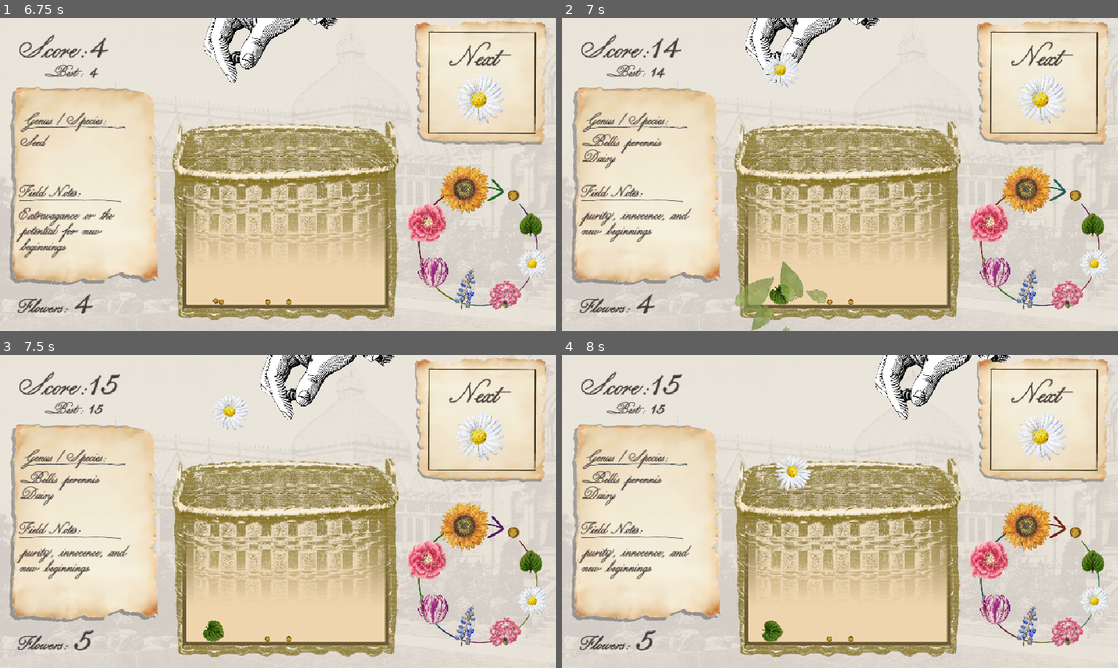
Above: before the commit, frames 1-4 (two rows, left to right).
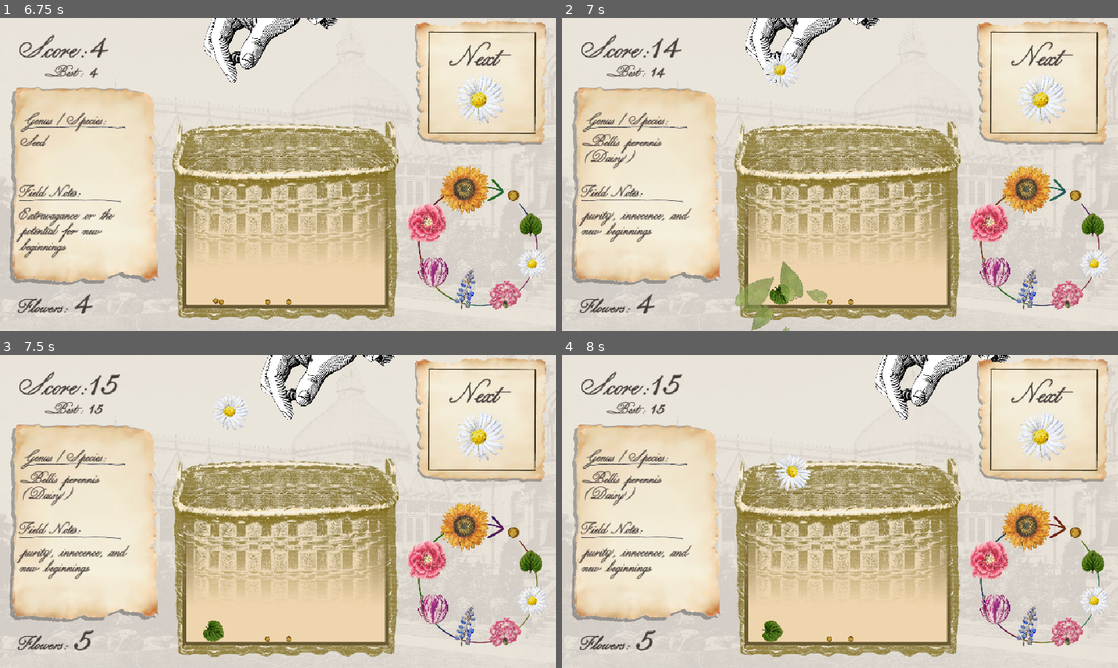
Above: after the commit, the same moments.

Repository: ClebMartin/GMTKGameJam2025
Game: Godot game, scene res://scenes/mainMenu.tscn
Same seed, same stepped clock (60 frames per second), same inputs: the game is played once before the commit and once after it.
Inputs (mouse positions are in pixels of both pictures, inside the frame that each line leads up to):
- Up to frame 1 (6.75 s): click "Start Game" at 0.5 s; tap Enter at 1.25 s; move the mouse to (400, 158) at 1.27 s; hold Space (drop) 1.28-2.03 s; move the mouse to (166, 190) at 2.02 s; tap Space (drop) every 1.5 s from 2.1 to 6.6 s; move the mouse to (333, 105) at 2.77 s; hold Space (drop) 2.78-3.53 s; move the mouse to (250, 237) at 3.52 s; move the mouse to (444, 221) at 4.27 s; hold Space (drop) 4.28-5.03 s; move the mouse to (111, 127) at 5.02 s; move the mouse to (305, 174) at 5.77 s; hold Space (drop) 5.78-6.53 s; move the mouse to (194, 96) at 6.52 s
- Up to frame 2 (7 s): no input
- Up to frame 3 (7.5 s): move the mouse to (400, 495) at 7.27 s; hold Space (drop) from 7.28 s (still down)
- Up to frame 4 (8 s): keep holding Space (drop)

Frame 1 is identical in both runs. In frame 2, 0.2% of the frame differs, in the area x 3-14%, y 42-49%; in frame 3, 0.2%; in frame 4, 0.2%.

Commit message:
update descriptions

Diff:
--- a/gmtk-game-jam-2025/scripts/game.gd
+++ b/gmtk-game-jam-2025/scripts/game.gd
@@ -205,12 +205,12 @@
 	_Taxonomy_List = [
 		"Seed",
 		"Leaf",
-		"Bellis perennis\nDaisy",
-		"Dianthus caryophyllus\nCarnation",
-		"Lupinus texensis\nBluebonnet",
-		"Tulipa gesneriana\nTulip",
-		"Rosa meldomonac\nRose",
-		"Helianthus annuus\nSunflower"
+		"Bellis perennis\n(Daisy)",
+		"Dianthus caryophyllus\n(Carnation)",
+		"Lupinus texensis\n(Bluebonnet)",
+		"Tulipa gesneriana\n(Tulip)",
+		"Rosa meldomonac\n(Rose)",
+		"Helianthus annuus\n(Sunflower)"
 	]
 
 	_Field_Notes_List = [
